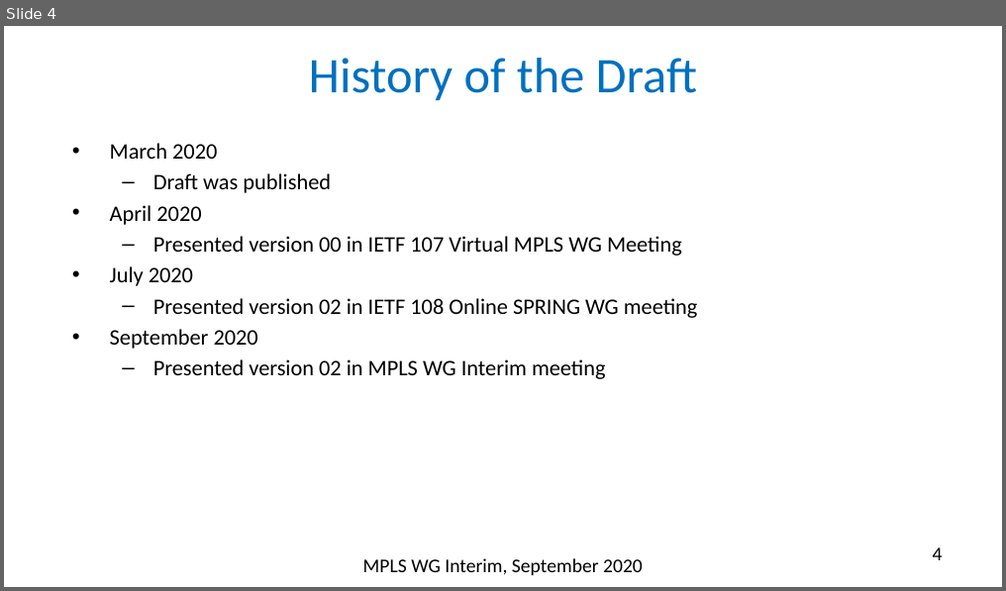
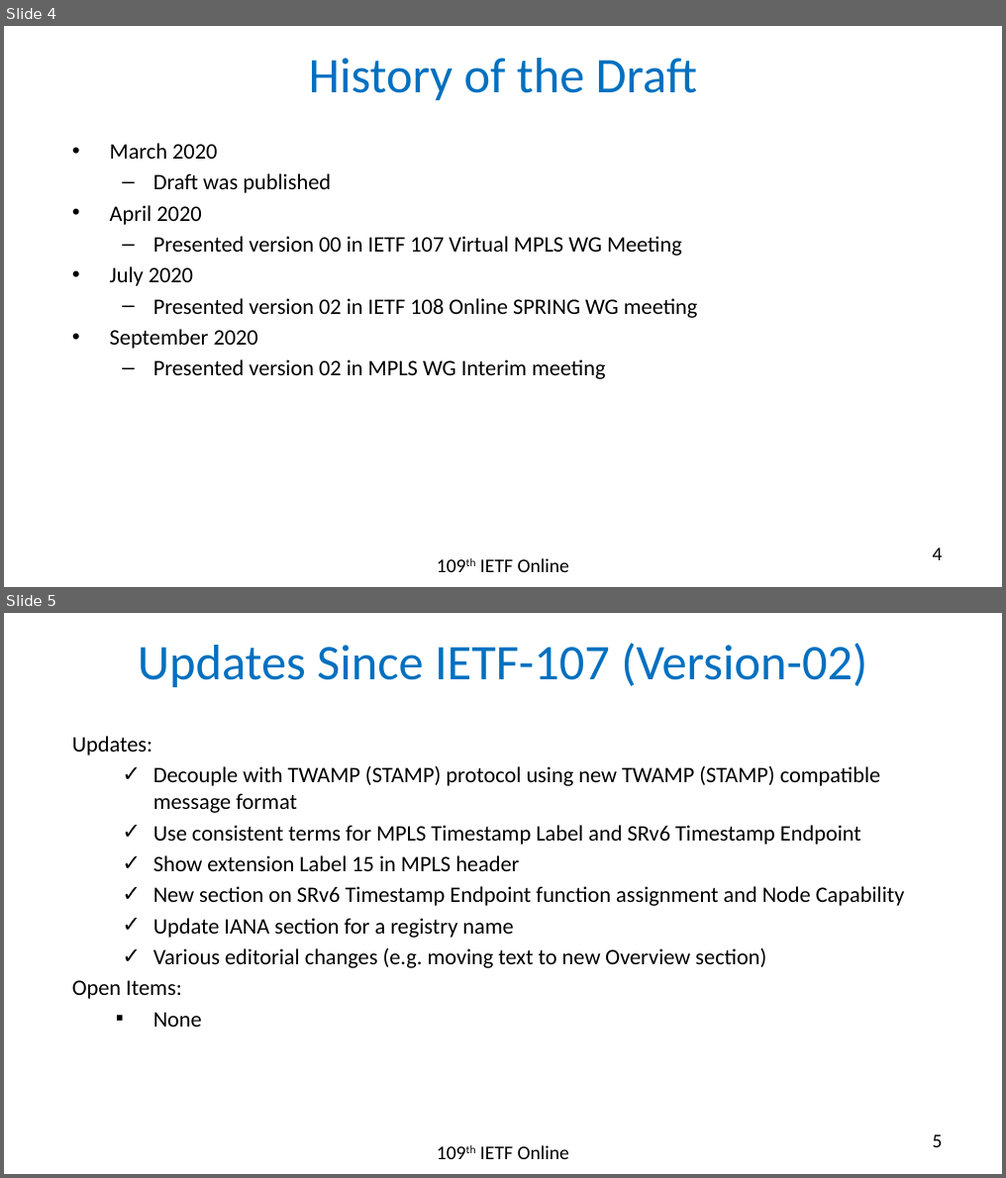
Before and after one commit to rakgandhi/ietf-slides, a slide deck: draft-gandhi-spring-sr-enhanced-plm-03.pptx. Shown one above the other, each under a label of ours: slide 4 before the commit, slides 4 and 5 after it. The pictures are 1006x591 and 1006x1178 pixels, drawn with LibreOffice and Linux fonts; fonts in the diff are those of the drawing. Boxes give left, top, right and bottom in pixels: in the first picture for what was removed or moved away, otherwise in the second. Text is boxed around its words. In the diff, an @@ line names an element or a change of style, - is before the commit and + after.

```diff
--- a/draft-gandhi-spring-sr-enhanced-plm-03.pptx
+++ b/draft-gandhi-spring-sr-enhanced-plm-03.pptx
@@ slide 5 added at [4, 613, 1002, 1174], background #FFFFFF @@
@@ title added at [138, 643, 867, 687], 36 pt, text #0070C0 @@
+Updates Since IETF-107 (Version-02)
@@ text added at [72, 736, 905, 1027], 16 pt, text #000000 @@
+Updates:
+  ✓ Decouple with TWAMP (STAMP) protocol using new TWAMP (STAMP) compatible message format
+  ✓ Use consistent terms for MPLS Timestamp Label and SRv6 Timestamp Endpoint
+  ✓ Show extension Label 15 in MPLS header
+  ✓ New section on SRv6 Timestamp Endpoint function assignment and Node Capability
+  ✓ Update IANA section for a registry name
+  ✓ Various editorial changes (e.g. moving text to new Overview section)
+  Open Items:
+    ▪ None
@@ text added at [480, 1146, 569, 1159], 14 pt, text #000000 @@
+109th IETF Online
@@ page number added at [933, 1135, 943, 1148], 14 pt, text #000000 @@
+5
@@ slide 4 changed as well @@
@@ text at [480, 559, 569, 572]: text changed @@
-MPLS WG Interim, September 2020
+109th IETF Online
```
Also in this commit, not shown: 16 other slides changed, 1 other file.
